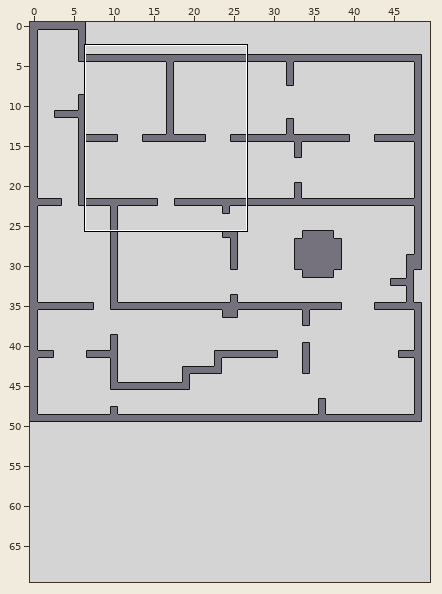
Level history. Tiled map: assets/data/mapTest.tmx. The first picture is a wide view before the edit; the outline marks the close-up.
Close-up. Old version:
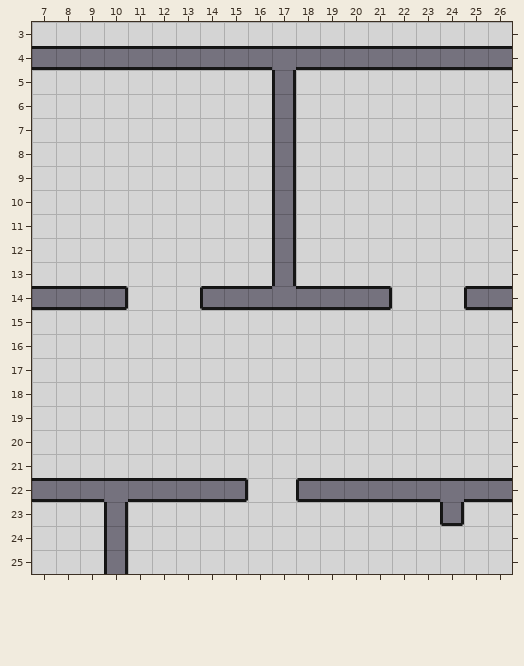
Cells are 32x32 px. Shown: x 7..26, y 3..25. The commit also changed other parts of the map, which this record leaves out.
Now the later version:
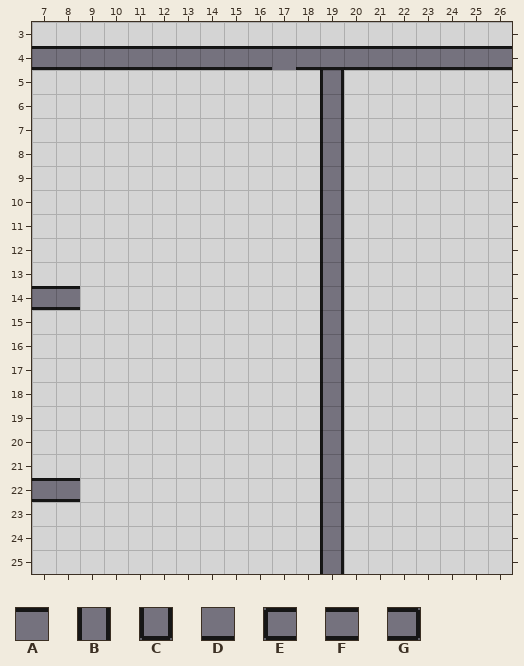
Key: from "goodTiles": A 4, B 11, C 20, D 22, E 30, F 31, G 32.
_ is an empty cell, . an unchanged one.
The exact change:
--- layer "Foreground"
@@ x 9..26 @@
- 5 ........B._.......
- 6 ........B._.......
- 7 ........B._.......
- 8 ........B._.......
- 9 ........B._.......
-10 ........B._.......
-11 ........B._.......
-12 ........B._.......
-13 ........B._.......
-14 FG...EFFDFFFG...EF
-15 .........._.......
-16 .........._.......
-17 .........._.......
-18 .........._.......
-19 .........._.......
-20 .........._.......
-21 .........._.......
-22 FAFFFFG..EFFFFFAFF
-23 .B........_....C..
-24 .B........_.......
-25 .B........_.......
+ 5 ........_.B.......
+ 6 ........_.B.......
+ 7 ........_.B.......
+ 8 ........_.B.......
+ 9 ........_.B.......
+10 ........_.B.......
+11 ........_.B.......
+12 ........_.B.......
+13 ........_.B.......
+14 __..._____B__...__
+15 ..........B.......
+16 ..........B.......
+17 ..........B.......
+18 ..........B.......
+19 ..........B.......
+20 ..........B.......
+21 ..........B.......
+22 _______.._B_______
+23 ._........B...._..
+24 ._........B.......
+25 ._........B.......
Pixel boxes of the changes (left, top, right, bottom) in both close-ups:
changed: (80, 70, 512, 574)
